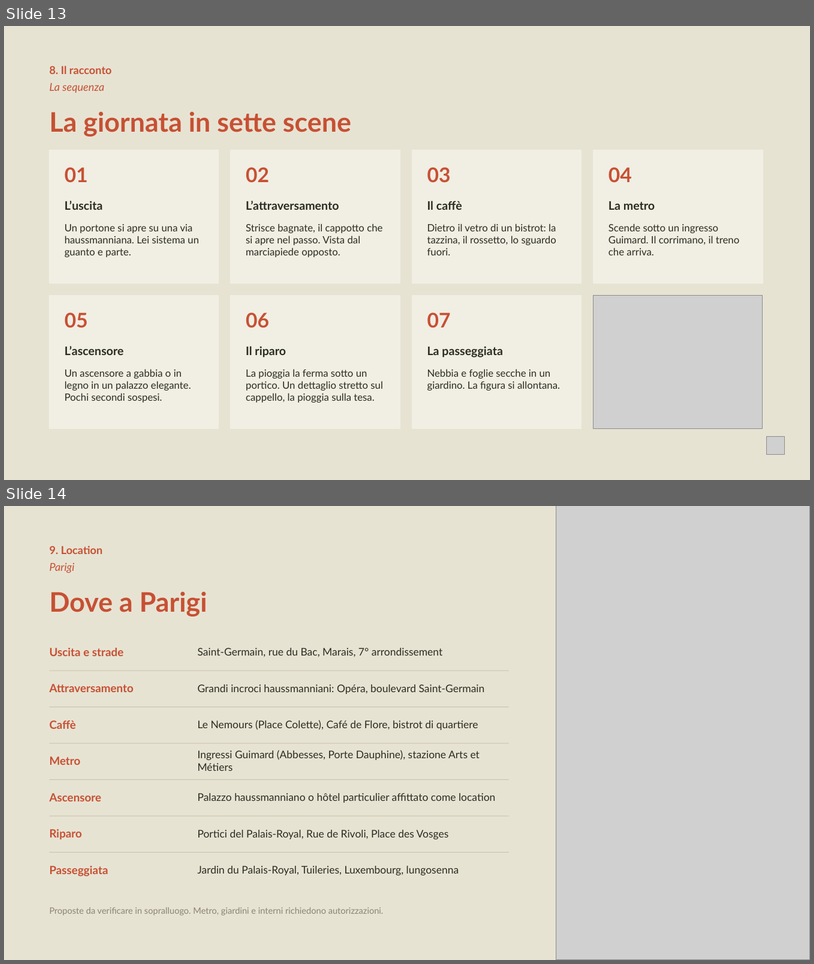
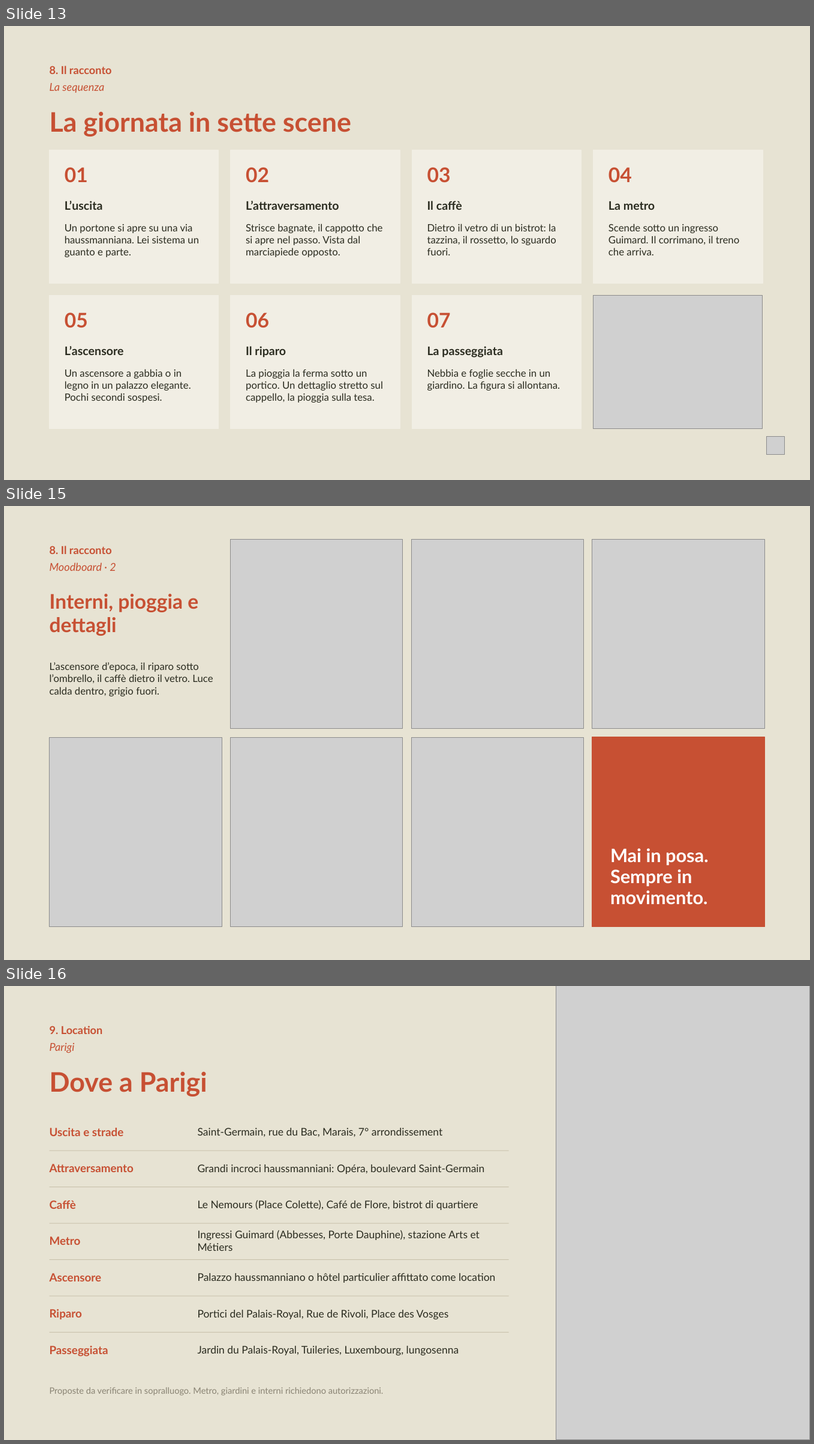
Before and after one commit to studiokubla/scrivania-, a slide deck: tirabasso/campagna-fw26-27/Tirabasso_Un_inverno_a_Parigi.pptx. Shown one above the other, each under a label of ours: slides 13 and 14 before the commit, slides 13, 15 and 16 after it; the slides between them are not shown. The pictures are 814x964 and 814x1444 pixels, drawn with LibreOffice and Linux fonts; fonts in the diff are those of the drawing; grey boxes stand for pictures. Boxes give left, top, right and bottom in pixels: in the first picture for what was removed or moved away, otherwise in the second. Text is boxed around its words. In the diff, an @@ line names an element or a change of style, - is before the commit and + after.

```diff
--- a/tirabasso/campagna-fw26-27/Tirabasso_Un_inverno_a_Parigi.pptx
+++ b/tirabasso/campagna-fw26-27/Tirabasso_Un_inverno_a_Parigi.pptx
@@ slide 15 added at (4, 506, 810, 960), background #E7E3D3 @@
@@ picture added at (230, 539, 402, 729) @@
@@ picture added at (412, 539, 584, 729) @@
@@ picture added at (593, 539, 765, 729) @@
@@ text added at (50, 546, 112, 554), 13 pt, text #C75033, bold @@
+8. Il racconto
@@ text added at (50, 562, 116, 571), 13 pt, text #C75033, italic @@
+Moodboard · 2
@@ text added at (50, 594, 198, 636), 24 pt, text #C75033, bold @@
+Interni, pioggia e dettagli
@@ text added at (50, 662, 213, 696), 12 pt, text #2B2C20 @@
+L’ascensore d’epoca, il riparo sotto l’ombrello, il caffè dietro il vetro. Luce calda dentro, grigio fuori.
@@ picture added at (50, 737, 222, 927) @@
@@ picture added at (230, 737, 402, 927) @@
@@ picture added at (412, 737, 584, 927) @@
@@ rectangle added at (593, 737, 765, 927), fill #C75033, outline #C75033 1 pt @@
@@ text added at (611, 848, 708, 904), 22 pt, text #FFFFFF, bold @@
+Mai in posa.
+Sempre in movimento.
@@ what was slide 14 is now slide 16 @@
```
Also in this commit, not shown: 1 other slide added, 1 other file.
